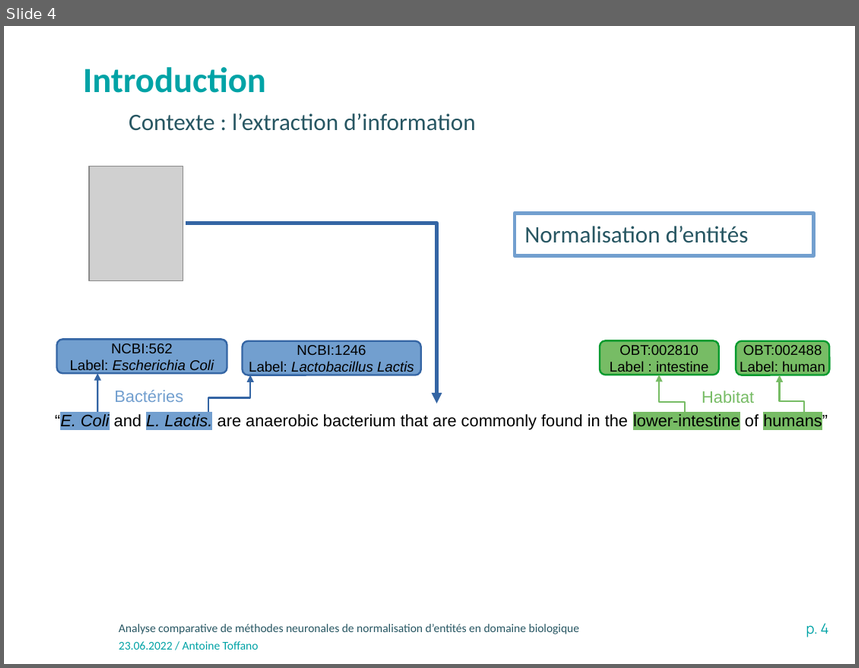
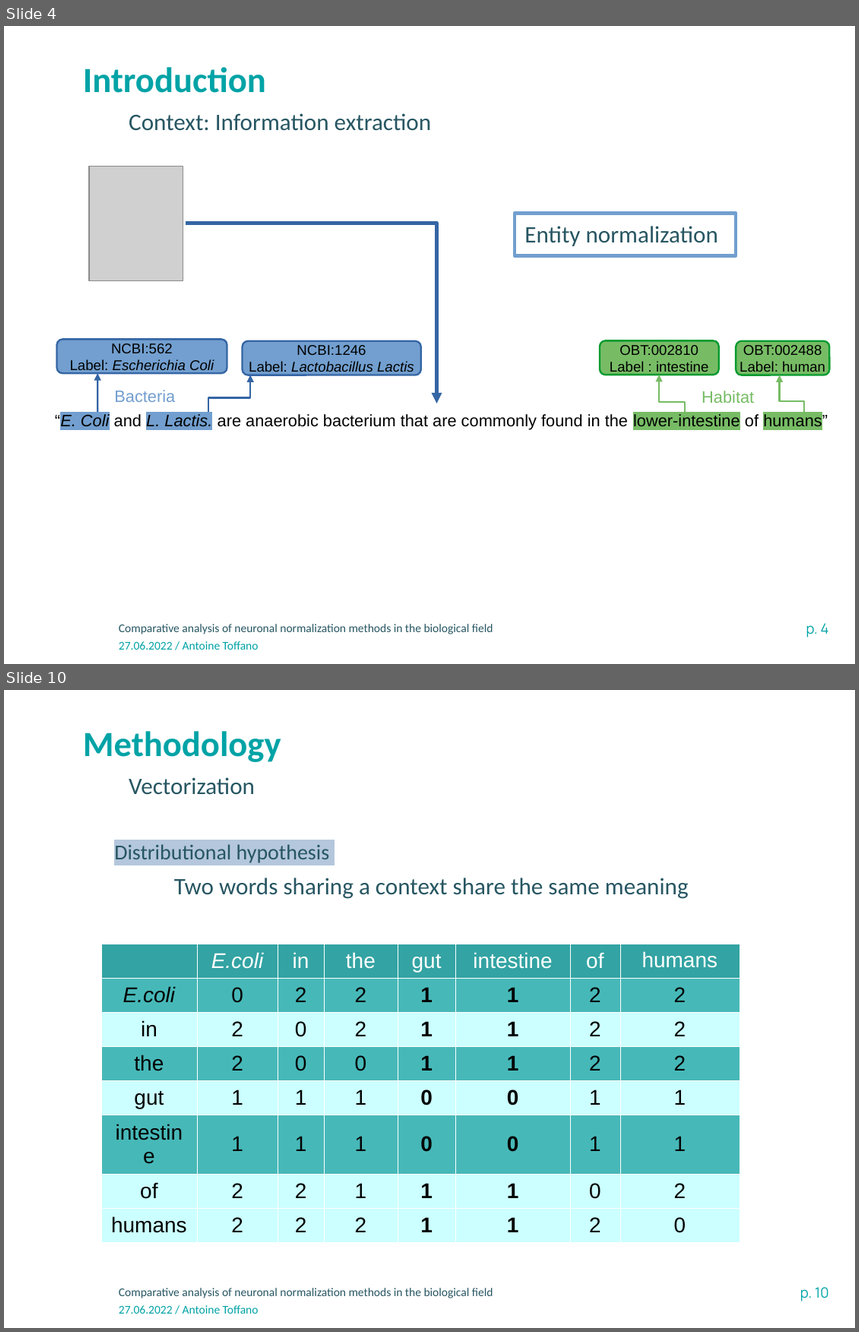
Before and after one commit to atoffano/entity-norm, a slide deck: Presentation-INRAE-format classique.odp. Shown one above the other, each under a label of ours: slide 4 before the commit, slides 4 and 10 after it; the slides between them are not shown. The pictures are 859x668 and 859x1332 pixels, drawn with LibreOffice and Linux fonts; fonts in the diff are those of the drawing; grey boxes stand for pictures; background and template pictures are left out. Boxes give left, top, right and bottom in pixels: in the first picture for what was removed or moved away, otherwise in the second. Text is boxed around its words. In the diff, an @@ line names an element or a change of style, - is before the commit and + after.

```diff
--- a/Presentation-INRAE-format classique.odp
+++ b/Presentation-INRAE-format classique.odp
@@ slide 10 added at (4, 690, 855, 1328), background #FFFFFF; not listed: 3 template elements that a slide beside it also shows @@
@@ text added at (83, 731, 281, 762), 30 pt, text #00A3A6, bold @@
+Methodology
@@ text added at (129, 777, 255, 795), 20 pt, text #275662 @@
+Vectorization
@@ text added at (114, 844, 330, 863), 18 pt, text #275662 @@
+Distributional hypothesis
@@ text added at (174, 878, 689, 899), 20 pt, text #275662 @@
+Two words sharing a context share the same meaning
@@ table added at (101, 945, 740, 1236), 8 rows, 8 columns @@
+ | E.coli | in | the | gut | intestine | of | humans
+E.coli | 0 | 2 | 2 | 1 | 1 | 2 | 2
+in | 2 | 0 | 2 | 1 | 1 | 2 | 2
+the | 2 | 0 | 0 | 1 | 1 | 2 | 2
+gut | 1 | 1 | 1 | 0 | 0 | 1 | 1
+intestine | 1 | 1 | 1 | 0 | 0 | 1 | 1
+of | 2 | 2 | 1 | 1 | 1 | 0 | 2
+humans | 2 | 2 | 2 | 1 | 1 | 2 | 0
@@ slide 4 changed as well @@
@@ text at (129, 113, 431, 131): text changed @@
-Contexte : l’extraction d’information
+Context: Information extraction
@@ rectangle removed at (515, 213, 814, 256) @@
-Normalisation d’entités
@@ rectangle added at (515, 213, 736, 256), outline #729FCF 3 pt, 20 pt, text #275662 @@
+Entity normalization
@@ text at (114, 390, 175, 402): text changed @@
-Bactéries
+Bacteria
@@ text at (119, 624, 493, 635): text changed @@
-Analyse comparative de méthodes neuronales de normalisation d’entités en domaine biologique
+Comparative analysis of neuronal normalization methods in the biological field
@@ text at (119, 642, 259, 650): text changed @@
-23.06.2022 / Antoine Toffano
+27.06.2022 / Antoine Toffano
```
Also in this commit, not shown: 2 other slides changed, 13 other slides added, 13 slides removed, 2 other files.
